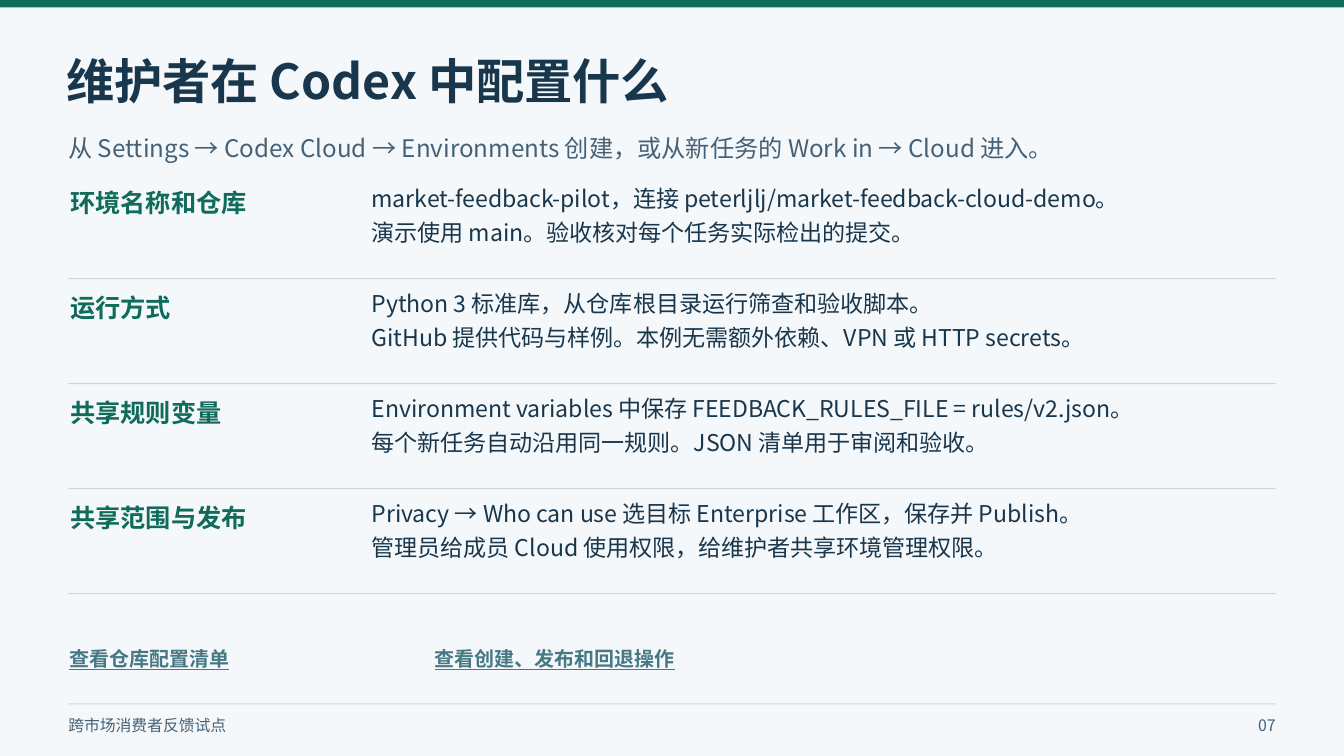
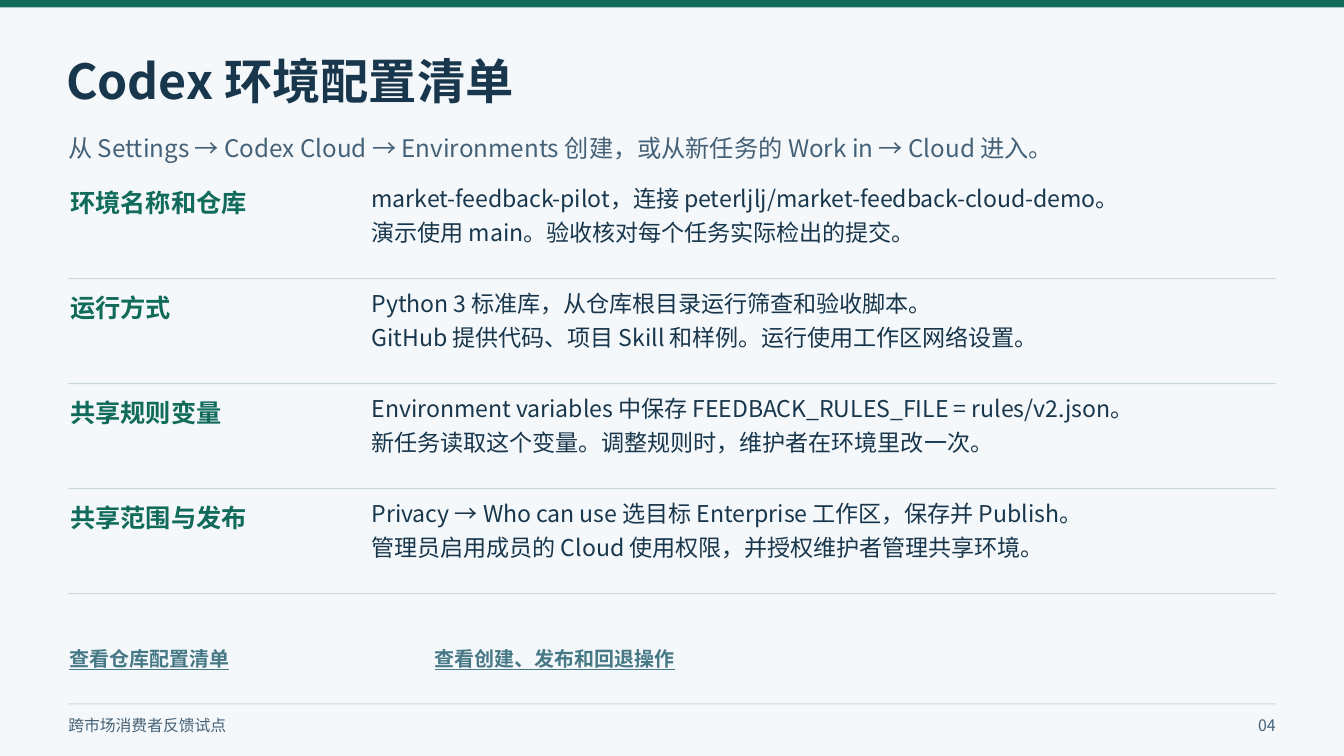
Before and after one commit to peterljlj/market-feedback-cloud-demo, a slide deck: slide 4 of docs/demo/enterprise-cloud-collaboration.pptx (slide 7 before the commit). Drawn at 1344x756 pixels with LibreOffice and Linux fonts; fonts in the diff are those of the drawing. Boxes give left, top, right and bottom in pixels: in the first picture for what was removed or moved away, otherwise in the second. Text is boxed around its words. In the diff, an @@ line names an element or a change of style, - is before the commit and + after.

Commit message:
Focus the Codex showcase on environment configuration and handoffs

```diff
--- a/docs/demo/enterprise-cloud-collaboration.pptx
+++ b/docs/demo/enterprise-cloud-collaboration.pptx
@@ text at (x1=66, y1=57, x2=513, y2=104): text changed @@
-维护者在 Codex 中配置什么
+Codex 环境配置清单
@@ text at (x1=372, y1=326, x2=1038, y2=348): text changed @@
-GitHub 提供代码与样例。本例无需额外依赖、VPN 或 HTTP secrets。
+GitHub 提供代码、项目 Skill 和样例。运行使用工作区网络设置。
@@ text at (x1=372, y1=431, x2=994, y2=454): text changed @@
-每个新任务自动沿用同一规则。JSON 清单用于审阅和验收。
+新任务读取这个变量。调整规则时，维护者在环境里改一次。
@@ text at (x1=372, y1=536, x2=1044, y2=559): text changed @@
-管理员给成员 Cloud 使用权限，给维护者共享环境管理权限。
+管理员启用成员的 Cloud 使用权限，并授权维护者管理共享环境。
@@ text at (x1=1258, y1=719, x2=1276, y2=731): text changed @@
-07
+04
```
Also in this commit, not shown: 7 other slides changed, 2 slides added, 2 slides removed, 4 other files.
